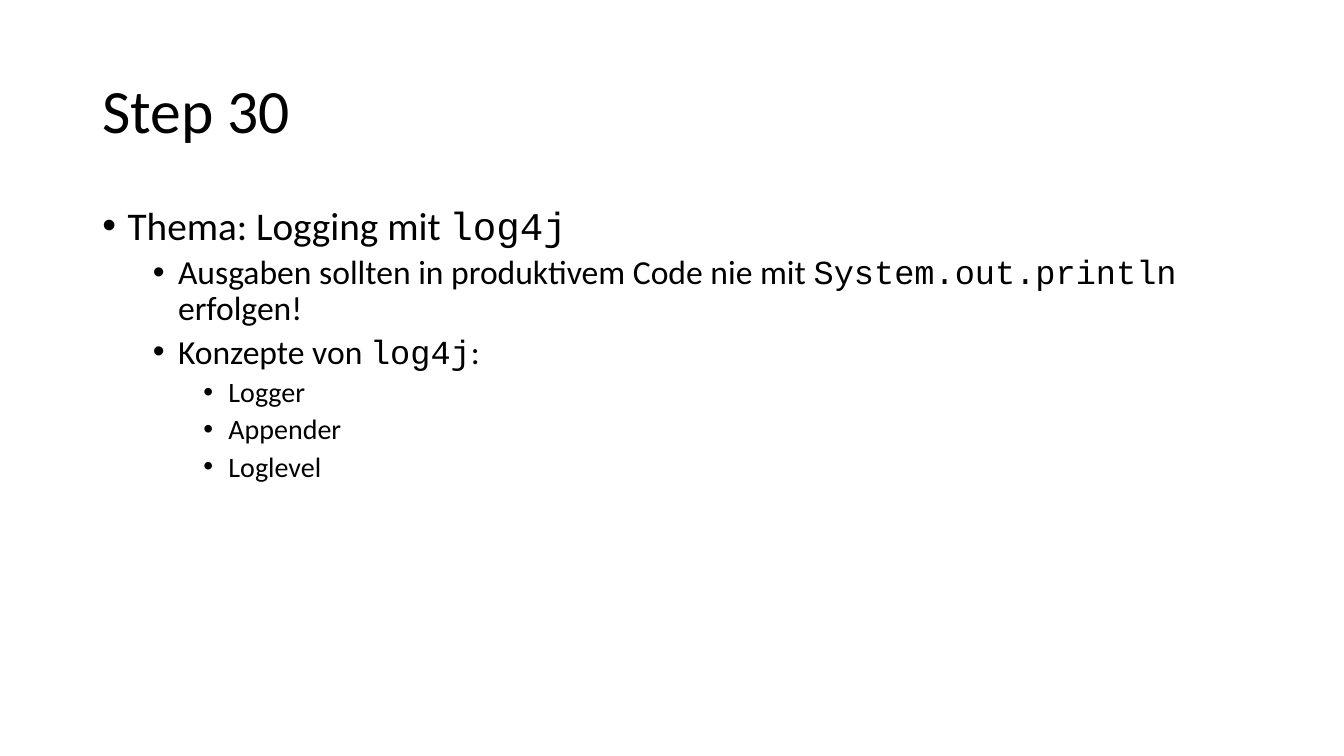
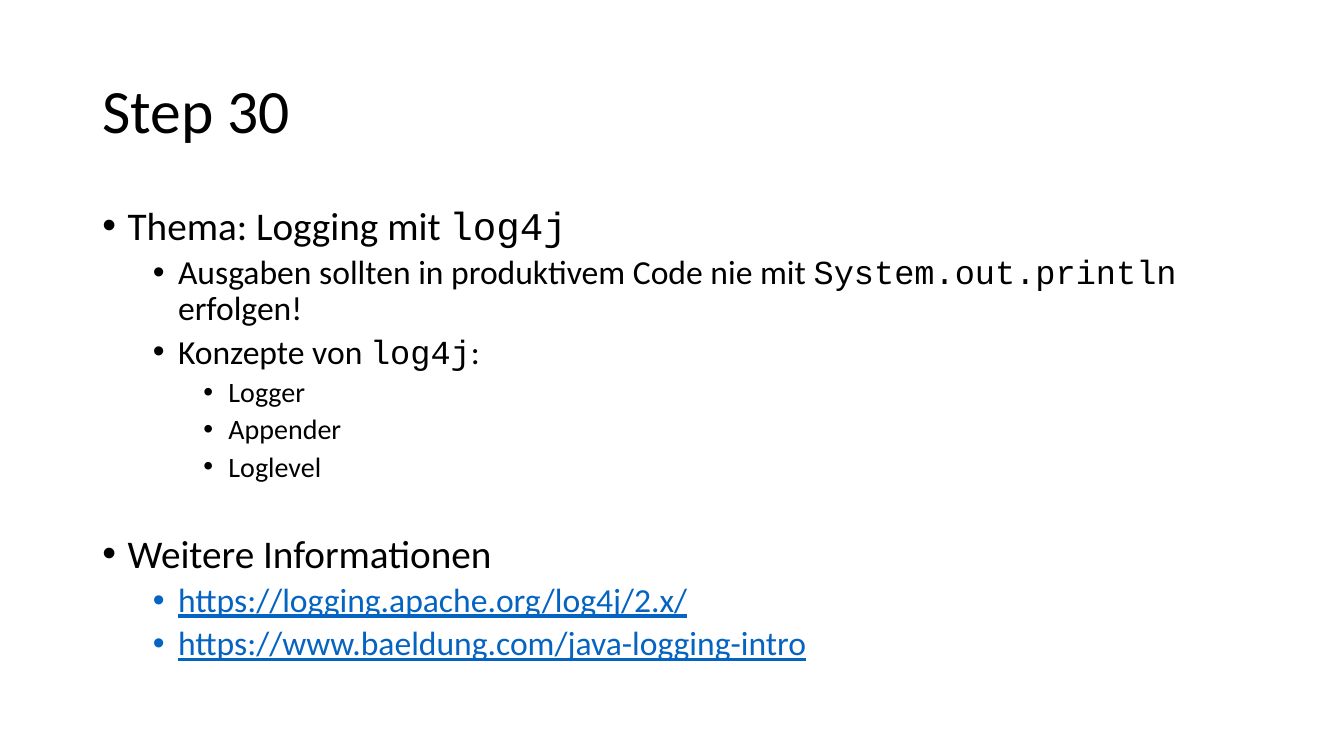
Before and after one commit to igeldo/PR4-SoSe23, a slide deck: slide 18 of Java-Starter.pptx (slide 19 before the commit). Drawn at 1344x756 pixels with LibreOffice and Linux fonts; fonts in the diff are those of the drawing. Boxes give left, top, right and bottom in pixels: in the first picture for what was removed or moved away, otherwise in the second. Text is boxed around its words. In the diff, an @@ line names an element or a change of style, - is before the commit and + after.

Commit message:
update documentation (up to step 0055)

```diff
--- a/Java-Starter.pptx
+++ b/Java-Starter.pptx
@@ text at <box>128,541,806,661</box>: paragraphs added @@
+• Weitere Informationen
+  • https://logging.apache.org/log4j/2.x/
+  • https://www.baeldung.com/java-logging-intro
```
Also in this commit, not shown: 4 other slides changed, 8 slides added, 1 slide removed.
